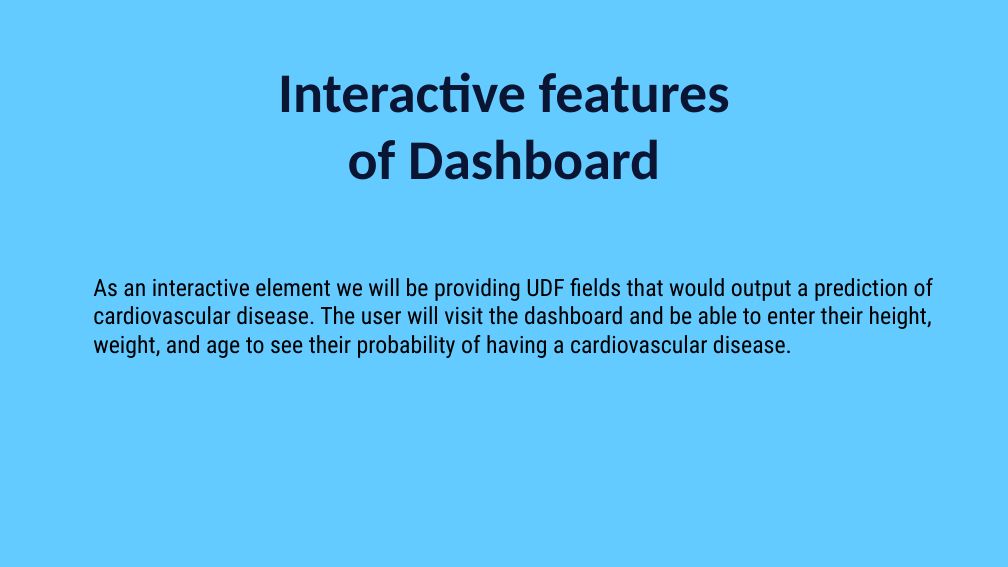
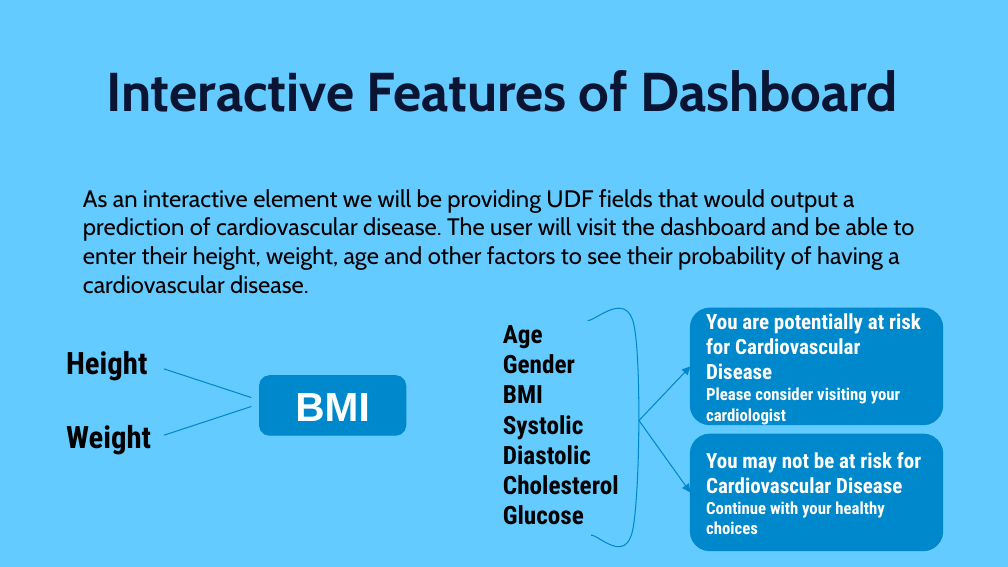
Before and after one commit to enrique-bustamante/Group2_Cardiovascular_Project, a slide deck: slide 9 of CardiovascularDiseasePresentation.pptx (slide 7 before the commit). Drawn at 1008x567 pixels with LibreOffice and Linux fonts; fonts in the diff are those of the drawing. Boxes give left, top, right and bottom in pixels: in the first picture for what was removed or moved away, otherwise in the second. Text is boxed around its words. In the diff, an @@ line names an element or a change of style, - is before the commit and + after.

Commit message:
Updating Interactive Features of Dashboard

```diff
--- a/CardiovascularDiseasePresentation.pptx
+++ b/CardiovascularDiseasePresentation.pptx
@@ title at box(106, 70, 898, 112): text changed; size 40 to 39 pt; font Calibri to Cabin @@
-Interactive features of Dashboard
+Interactive Features of Dashboard
@@ text at box(83, 189, 914, 294): text changed; font Roboto Condensed to Cabin @@
-As an interactive element we will be providing UDF fields that would output a prediction of cardiovascular disease. The user will visit the dashboard and be able to enter their height, weight, and age to see their probability of having a cardiovascular disease.
+As an interactive element we will be providing UDF fields that would output a prediction of cardiovascular disease. The user will visit the dashboard and be able to enter their height, weight, age and other factors to see their probability of having a cardiovascular disease.
@@ text added at box(503, 325, 619, 525), 18 pt, text #000000, bold @@
+Age
+Gender
+BMI
+Systolic
+Diastolic
+Cholesterol
+Glucose
@@ freeform shape added at box(588, 308, 639, 547), outline #0088CC 0.75 pt @@
@@ rounded rectangle added at box(690, 308, 942, 425), fill #0088CC, outline #0088CC 0.75 pt, 15 pt, text #FFFFFF, bold @@
+You are potentially at risk for Cardiovascular Disease
+Please consider visiting your cardiologist
@@ text added at box(66, 351, 151, 455), 22 pt, text #000000, bold @@
+Height
+Weight
@@ line added from (164, 369) to (251, 397), #0088CC 0.75 pt @@
@@ rounded rectangle added at box(260, 376, 406, 435), fill #0088CC, outline #0088CC 0.75 pt, 29 pt, text #FFFFFF, bold @@
+BMI
@@ arrow added from (639, 420) to (690, 367), #0088CC 0.75 pt @@
@@ line added from (164, 435) to (251, 406), #0088CC 0.75 pt @@
@@ arrow added from (639, 420) to (690, 493), #0088CC 0.75 pt @@
@@ rounded rectangle added at box(690, 434, 942, 551), fill #0088CC, outline #0088CC 0.75 pt, 15 pt, text #FFFFFF, bold @@
+You may not be at risk for Cardiovascular Disease
+Continue with your healthy choices
```
Also in this commit, not shown: 7 other slides changed, 8 slides added, 3 slides removed.
